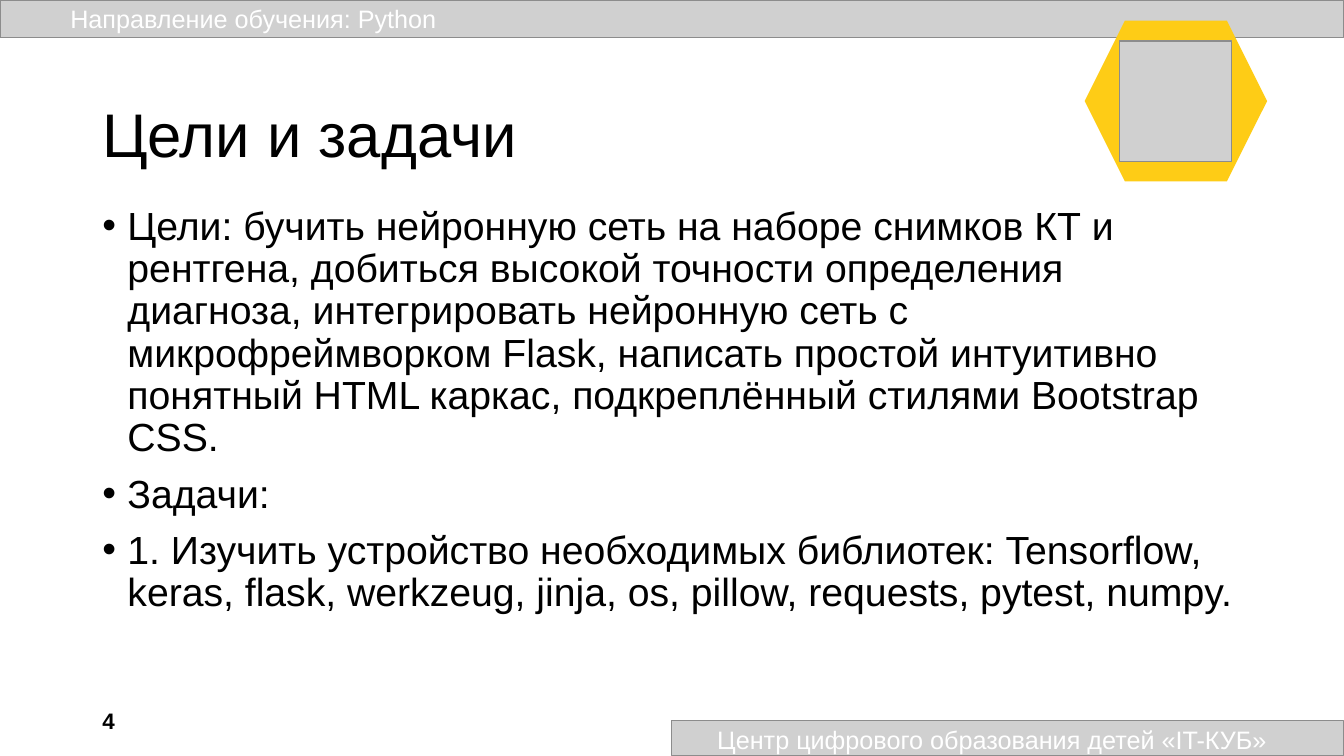
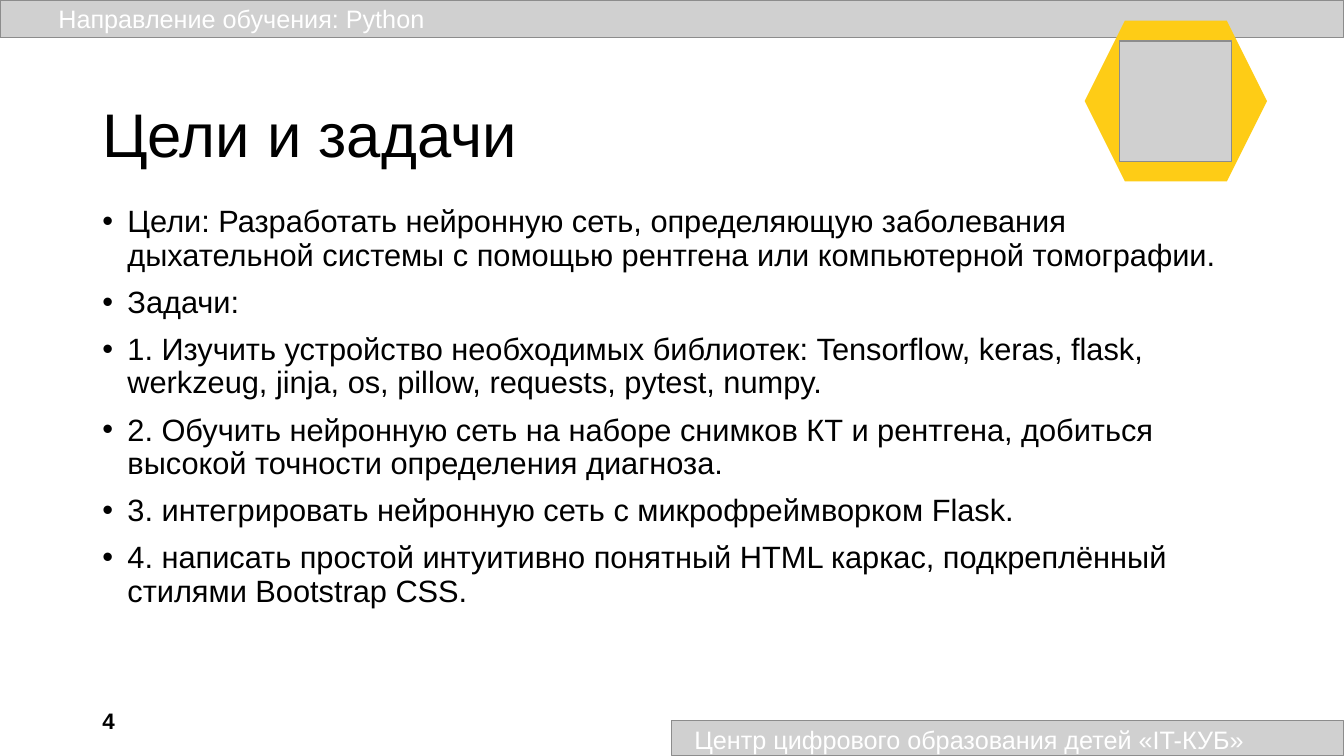
Before and after one commit to AdvoCut007/RayTensor, a slide deck: slide 4 of static/presentation/RayTensor.pptx. Drawn at 1344x756 pixels with LibreOffice and Linux fonts; fonts in the diff are those of the drawing; grey boxes stand for pictures; background and template pictures are left out. Boxes give left, top, right and bottom in pixels: in the first picture for what was removed or moved away, otherwise in the second. Text is boxed around its words. In the diff, an @@ line names an element or a change of style, - is before the commit and + after.

```diff
--- a/static/presentation/RayTensor.pptx
+++ b/static/presentation/RayTensor.pptx
@@ text "Направление обучения: Python": place and size @@
-text "Направление обучения: Python" at box(70, 10, 436, 33)
+text "Направление обучения: Python" at box(58, 10, 424, 33)
@@ text at box(127, 209, 1216, 271): text changed; size 28 to 22 pt @@
-• Цели: бучить нейронную сеть на наборе снимков КТ и рентгена, добиться высокой точности определения диагноза, интегрировать нейронную сеть с микрофреймворком Flask, написать простой интуитивно понятный HTML каркас, подкреплённый стилями Bootstrap CSS.
+• Цели: Разработать нейронную сеть, определяющую заболевания дыхательной системы с помощью рентгена или компьютерной томографии.
@@ text at box(127, 291, 1143, 399): size 28 to 22 pt in "Задачи:", "1. Изучить устройство необходимых библиотек: Tensorflow, ker ..." @@
@@ text at box(127, 418, 1166, 607): paragraphs added @@
+• 2. Обучить нейронную сеть на наборе снимков КТ и рентгена, добиться высокой точности определения диагноза.
+• 3. интегрировать нейронную сеть с микрофреймворком Flask.
+• 4. написать простой интуитивно понятный HTML каркас, подкреплённый стилями Bootstrap CSS.
@@ text "Центр цифрового образования детей «IT-КУБ»": place and size @@
-text "Центр цифрового образования детей «IT-КУБ»" at box(717, 731, 1267, 754)
+text "Центр цифрового образования детей «IT-КУБ»" at box(694, 731, 1244, 754)
```
Also in this commit, not shown: 5 other slides changed, 1 slide added, 2 slides removed, 2 other files.
